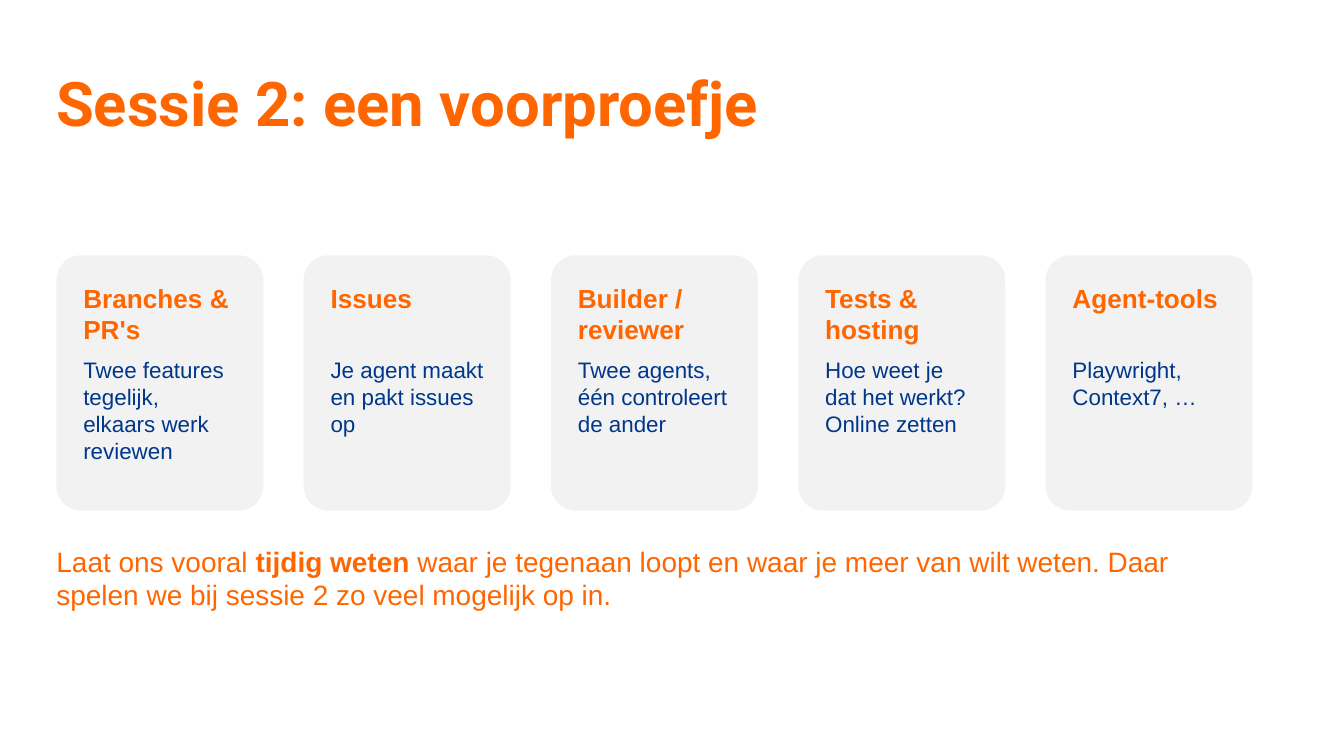
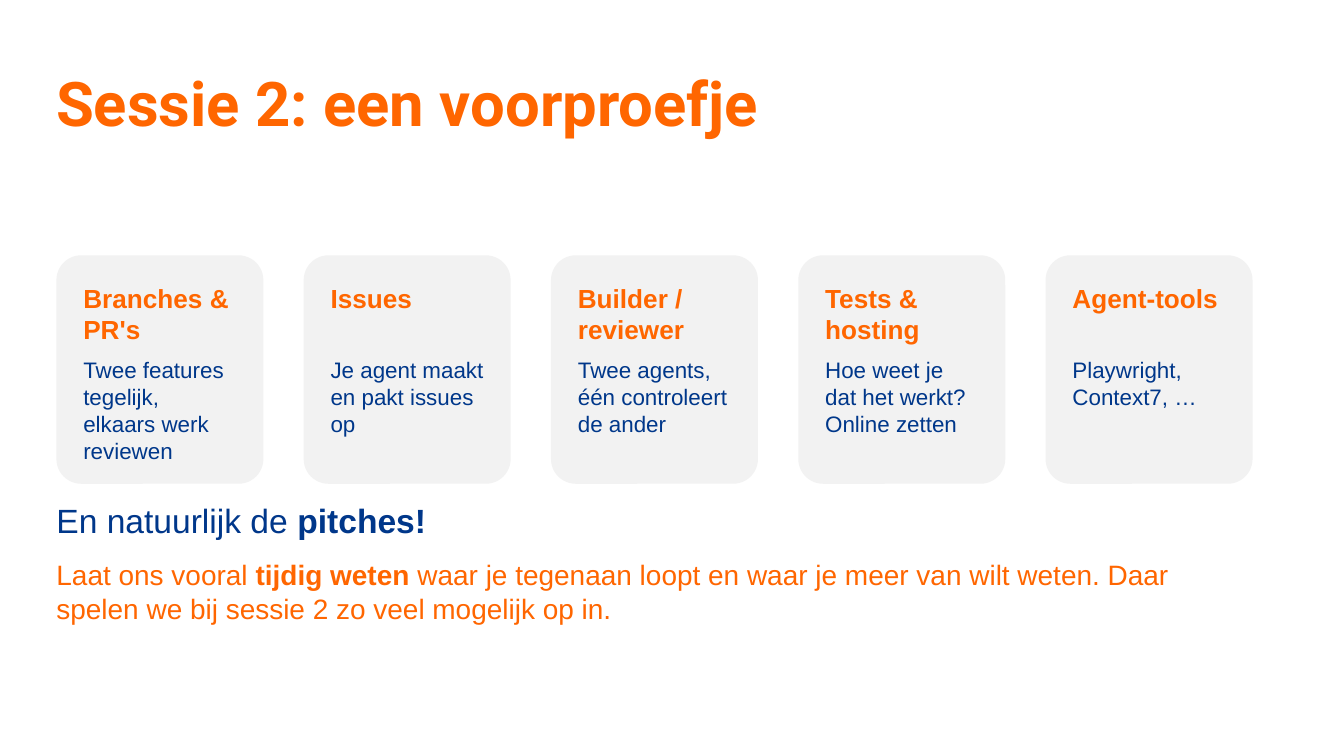
Before and after one commit to TeamNLSportScienceCentre/teamnl-agentic-engineering, a slide deck: slide 76 of docs/agentic-engineering-sessie-1.pptx. Drawn at 1344x756 pixels with LibreOffice and Linux fonts; fonts in the diff are those of the drawing; background and template pictures are left out. Boxes give left, top, right and bottom in pixels: in the first picture for what was removed or moved away, otherwise in the second. Text is boxed around its words. In the diff, an @@ line names an element or a change of style, - is before the commit and + after.

```diff
--- a/docs/agentic-engineering-sessie-1.pptx
+++ b/docs/agentic-engineering-sessie-1.pptx
@@ rounded rectangle: place and size @@
-rounded rectangle at (56,255,263,511)
+rounded rectangle at (56,255,263,484)
@@ rounded rectangle: place and size @@
-rounded rectangle at (304,255,511,511)
+rounded rectangle at (304,255,511,484)
@@ text added at (56,508,426,539), 18 pt, text #00378A @@
+En natuurlijk de pitches!
@@ text "Laat ons vooral tijdig weten ...": place and size @@
-text "Laat ons vooral tijdig weten ..." at (56,551,1169,611)
+text "Laat ons vooral tijdig weten ..." at (56,564,1169,624)
```
Also in this commit, not shown: 5 other slides changed, 1 slide added, 1 slide removed, 3 other files.
